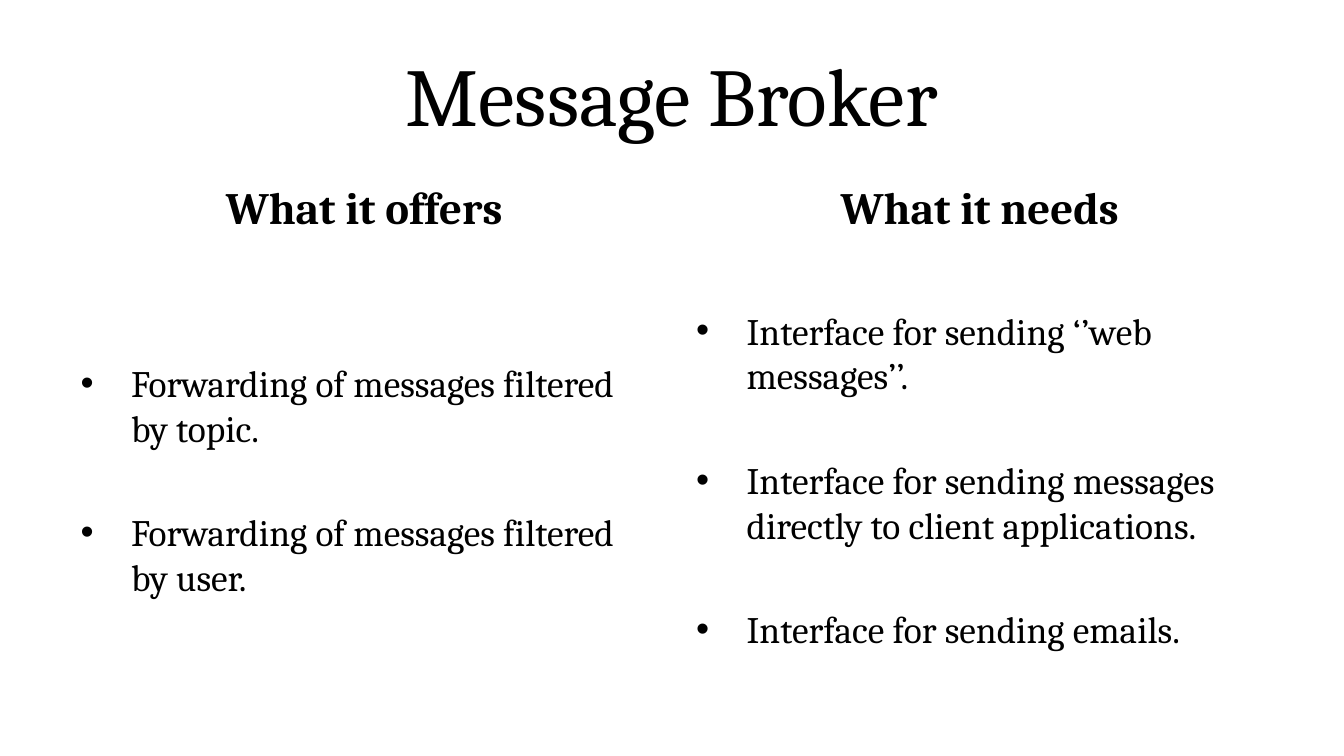
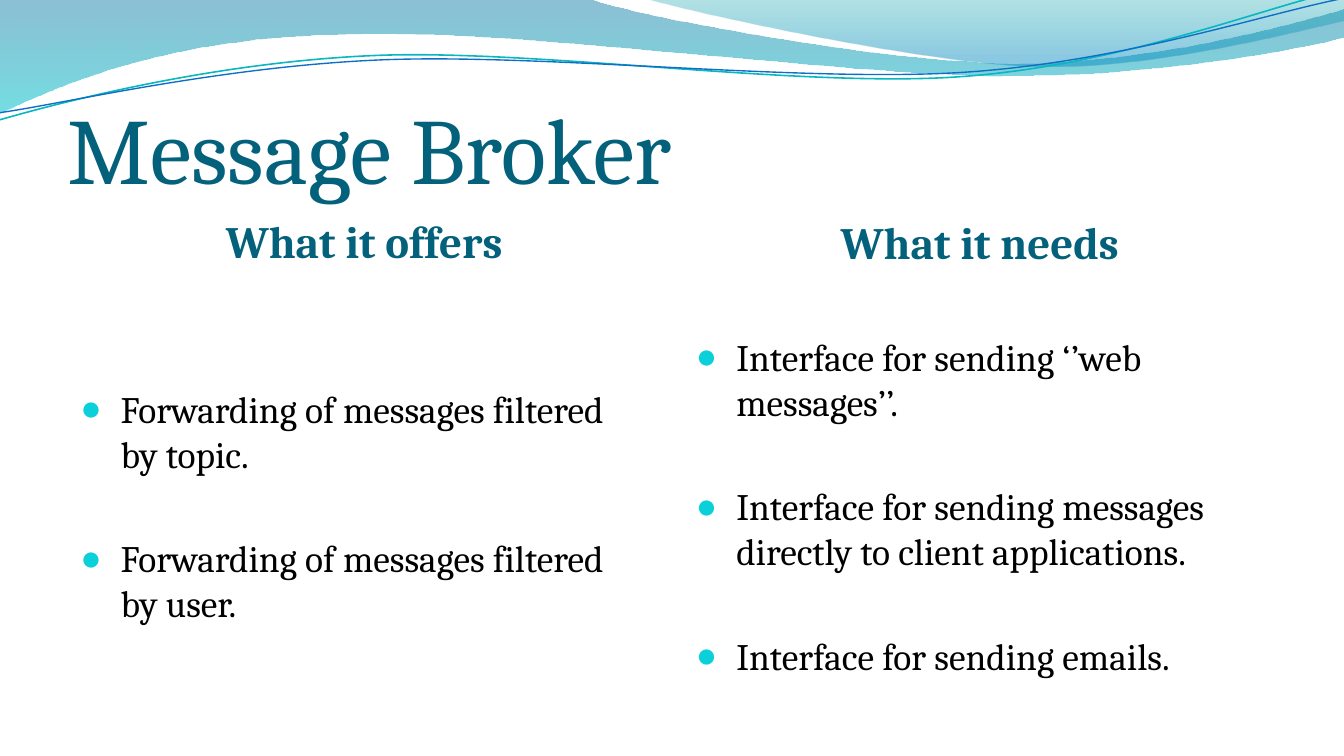
Before and after one commit to MarcoRomani/myTaxyService-SE2-PozziRomani, a slide deck: slide 6 of OtherStuff/DD all files/Components’ Interfaces.pptx. Drawn at 1344x756 pixels with LibreOffice and Linux fonts; fonts in the diff are those of the drawing; background and template pictures are left out. Boxes give left, top, right and bottom in pixels: in the first picture for what was removed or moved away, otherwise in the second. Text is boxed around its words. In the diff, an @@ line names an element or a change of style, - is before the commit and + after.

```diff
--- a/OtherStuff/DD all files/Components’ Interfaces.pptx
+++ b/OtherStuff/DD all files/Components’ Interfaces.pptx
@@ freeform shape added at [0,0,1344,113], fill gradient #0074A1 to #00C6CF @@
@@ freeform shape added at [0,0,1344,126], outline #0AB8BF 0.85 pt @@
@@ freeform shape added at [0,0,1344,120], outline #0F6FC6 0.75 pt @@
@@ freeform shape added at [644,0,1344,69], fill gradient #00A1A9 to #008BBF @@
@@ title "Message Broker": place and size @@
-title "Message Broker" at [406,69,938,144]
+title "Message Broker" at [67,99,672,204]
@@ title "Message Broker" at [67,99,672,204]: size 44 to 50 pt, text colour #000000 to #04617B; alignment centre to left; vertical alignment middle to bottom @@
@@ text "What it offers": place and size @@
-text "What it offers" at [226,192,502,225]
+text "What it offers" at [226,226,502,259]
@@ text "What it offers" at [226,226,502,259]: text colour #000000 to #04617B; vertical alignment bottom to middle @@
@@ text "What it needs": place and size @@
-text "What it needs" at [841,192,1118,225]
+text "What it needs" at [841,227,1118,260]
@@ text "What it needs" at [841,227,1118,260]: text colour #000000 to #04617B; vertical alignment bottom to middle @@
@@ text "Forwarding of messages filtered by ...": place and size @@
-text "Forwarding of messages filtered by ..." at [131,370,614,599]
+text "Forwarding of messages filtered by ..." at [121,396,604,625]
@@ text "Forwarding of messages filtered by ..." at [121,396,604,625]: bullet • to ● @@
@@ text "Interface for sending ‘’web messages’’." at [736,344,1204,679]: bullet • to ● @@
@@ text "Interface for sending ‘’web messages’’.": place and size @@
-text "Interface for sending ‘’web messages’’." at [747,318,1215,652]
+text "Interface for sending ‘’web messages’’." at [736,344,1204,679]
```
Also in this commit, not shown: 5 other slides changed, 1 other file.
